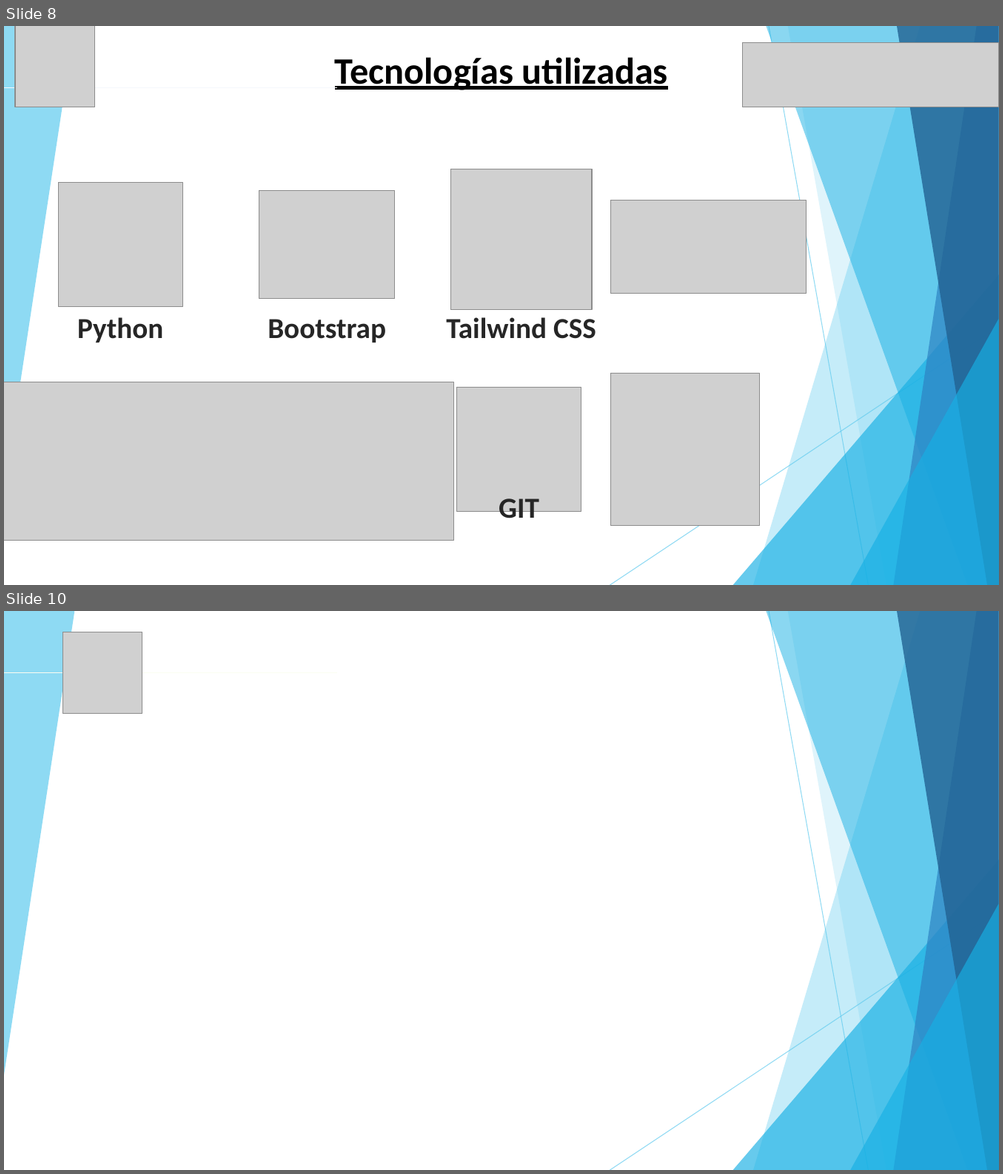
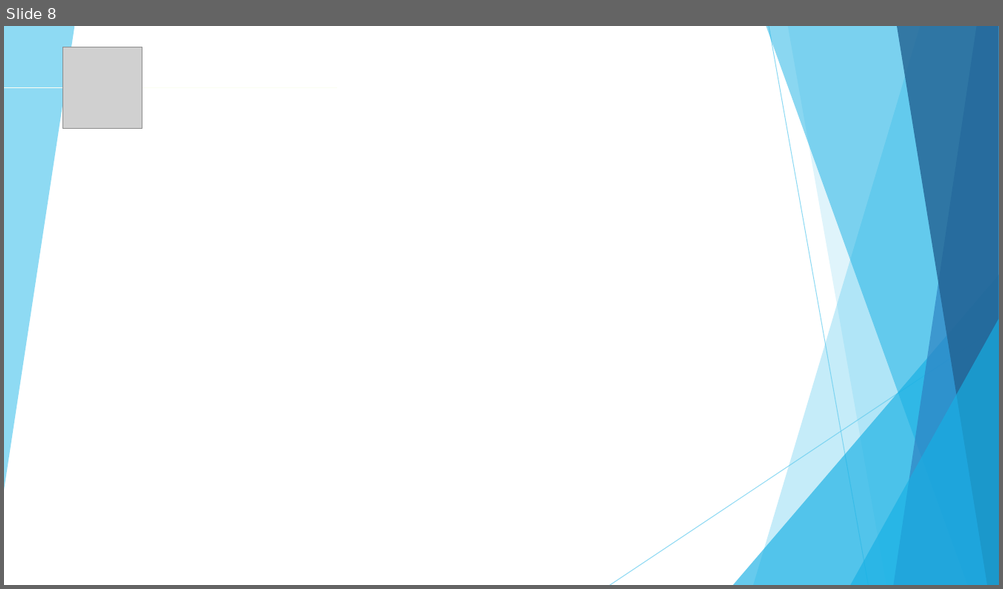
Before and after one commit to almoyaa/capstone, a slide deck: Fase 2/Presentación Proyecto (1) (1).pptx. Shown one above the other, each under a label of ours: slides 8 and 10 before the commit, slide 8 after it; the slides between them are not shown. The pictures are 1003x1174 and 1003x589 pixels, drawn with LibreOffice and Linux fonts; fonts in the diff are those of the drawing; grey boxes stand for pictures; background and template pictures are left out. Boxes give left, top, right and bottom in pixels: in the first picture for what was removed or moved away, otherwise in the second. Text is boxed around its words. In the diff, an @@ line names an element or a change of style, - is before the commit and + after.

```diff
--- a/Fase 2/Presentación Proyecto (1) (1).pptx
+++ b/Fase 2/Presentación Proyecto (1) (1).pptx
@@ slide 8 removed at box(4, 26, 999, 585), background #FFFFFF; not listed: 10 template elements that a slide beside it also shows @@
@@ picture removed at box(15, 26, 95, 107) @@
@@ picture removed at box(743, 43, 999, 107) @@
@@ text removed at box(335, 57, 668, 90) @@
-Tecnologías utilizadas
@@ line removed from (4, 88) to (338, 88) @@
@@ picture removed at box(450, 170, 591, 310) @@
@@ picture removed at box(59, 183, 182, 306) @@
@@ picture removed at box(259, 191, 395, 299) @@
@@ picture removed at box(611, 201, 807, 294) @@
@@ text removed at box(77, 318, 163, 343) @@
-Python
@@ text removed at box(267, 319, 386, 343) @@
-Bootstrap
@@ text removed at box(446, 318, 596, 339) @@
-Tailwind CSS
@@ picture removed at box(611, 374, 759, 526) @@
@@ picture removed at box(4, 383, 454, 541) @@
@@ picture removed at box(457, 388, 580, 511) @@
@@ text removed at box(498, 499, 539, 526) @@
-GIT
@@ what was slide 10 is now slide 8 @@
```
Also in this commit, not shown: 1 slide changed, 4 slides added, 3 other slides removed, 6 other files.
